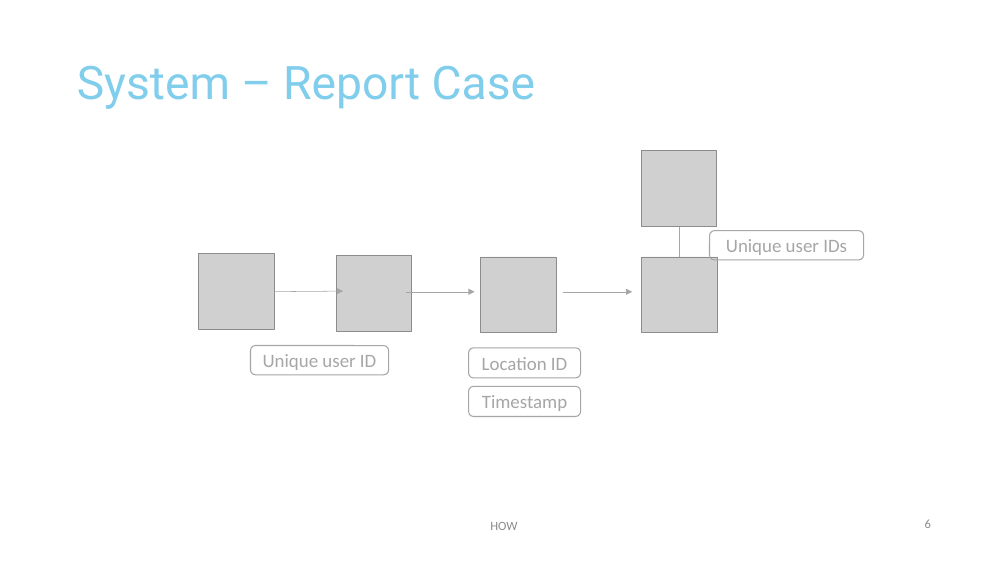
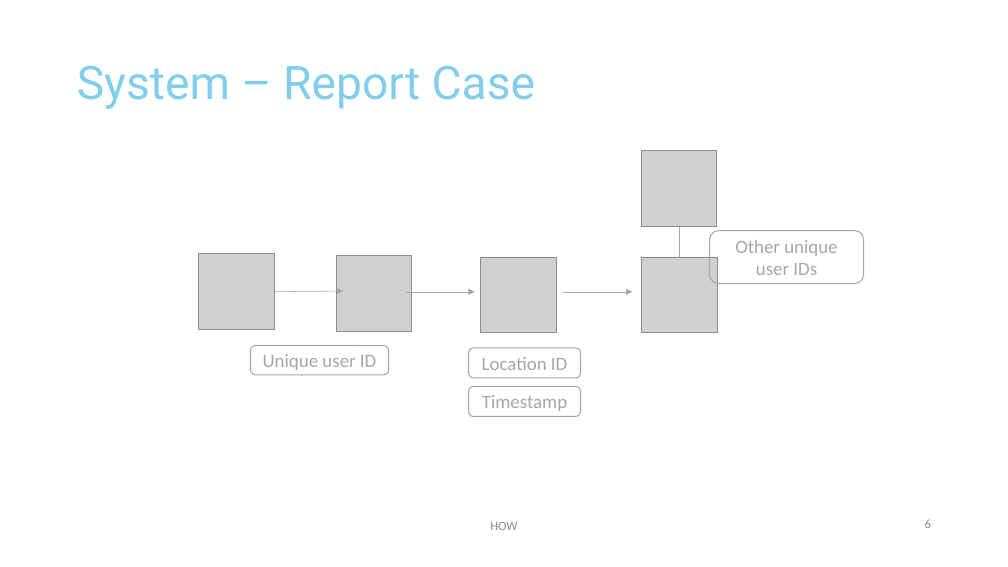
Before and after one commit to michael-spengler/Tracer-wwi19dsa, a slide deck: slide 6 of business/Tracer.pptx. Drawn at 1008x567 pixels with LibreOffice and Linux fonts; fonts in the diff are those of the drawing; grey boxes stand for pictures; background and template pictures are left out. Boxes give left, top, right and bottom in pixels: in the first picture for what was removed or moved away, otherwise in the second. Text is boxed around its words. In the diff, an @@ line names an element or a change of style, - is before the commit and + after.

Commit message:
minor pptx update

```diff
--- a/business/Tracer.pptx
+++ b/business/Tracer.pptx
@@ rounded rectangle "Other unique user IDs": place and size @@
-rounded rectangle "Other unique user IDs" at <box>710,231,864,260</box>
+rounded rectangle "Other unique user IDs" at <box>710,231,864,284</box>
@@ text in rounded rectangle at <box>735,240,837,275</box>: text changed @@
-Unique user IDs
+Other unique user IDs
```
Also in this commit, not shown: 1 other slide changed.
